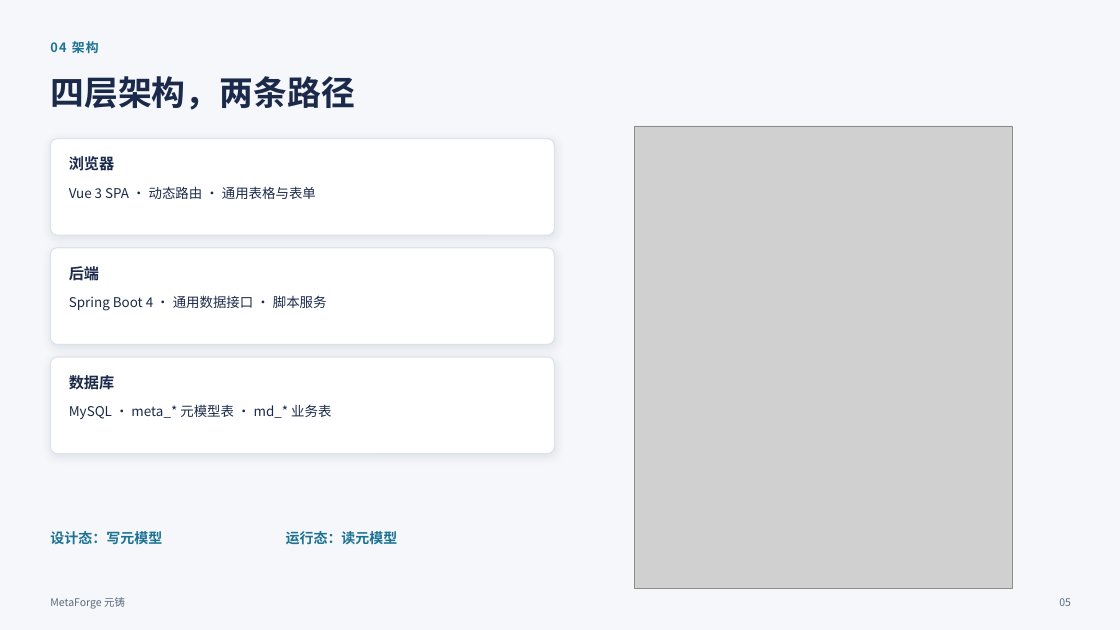
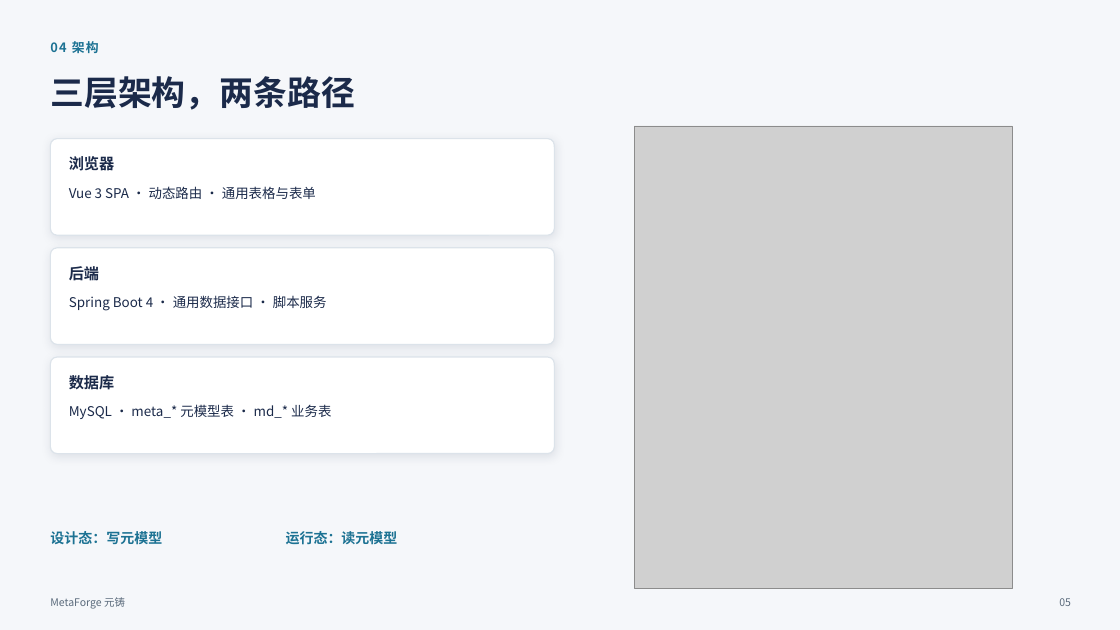
Before and after one commit to liyiming-dev/metaforge, a slide deck: slide 5 of docs/ppt/MetaForge-D8-汇报.pptx. Drawn at 1120x630 pixels with LibreOffice and Linux fonts; fonts in the diff are those of the drawing; grey boxes stand for pictures. Boxes give left, top, right and bottom in pixels: in the first picture for what was removed or moved away, otherwise in the second. Text is boxed around its words. In the diff, an @@ line names an element or a change of style, - is before the commit and + after.

```diff
--- a/docs/ppt/MetaForge-D8-汇报.pptx
+++ b/docs/ppt/MetaForge-D8-汇报.pptx
@@ text at (50,76,355,110): text changed @@
-四层架构，两条路径
+三层架构，两条路径
```
Also in this commit, not shown: 3 other slides changed, 1 slide added, 1 slide removed.
